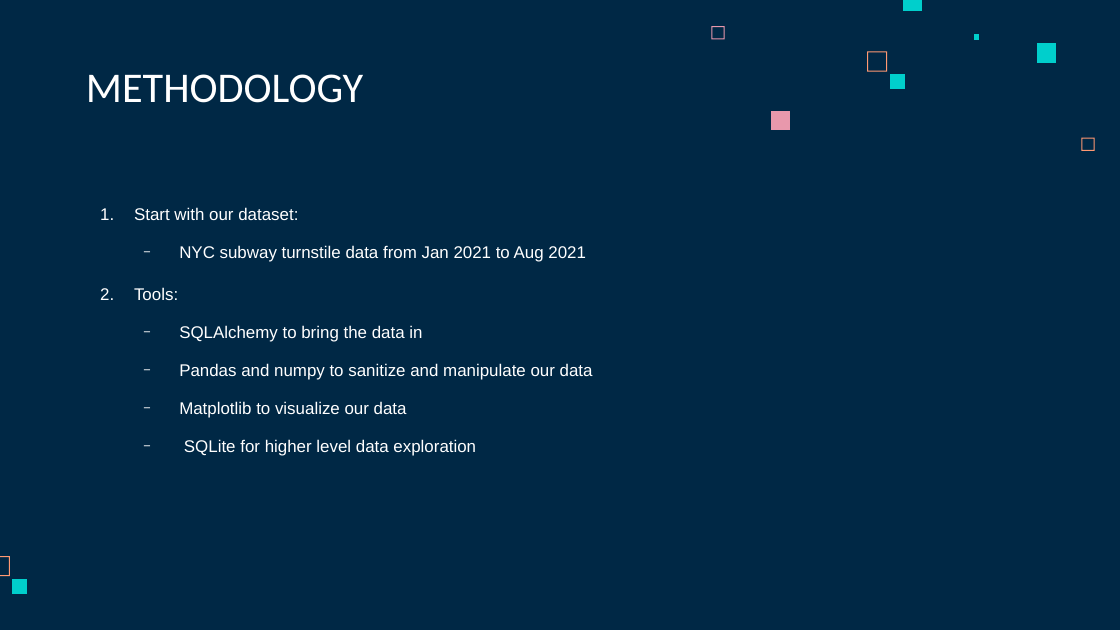
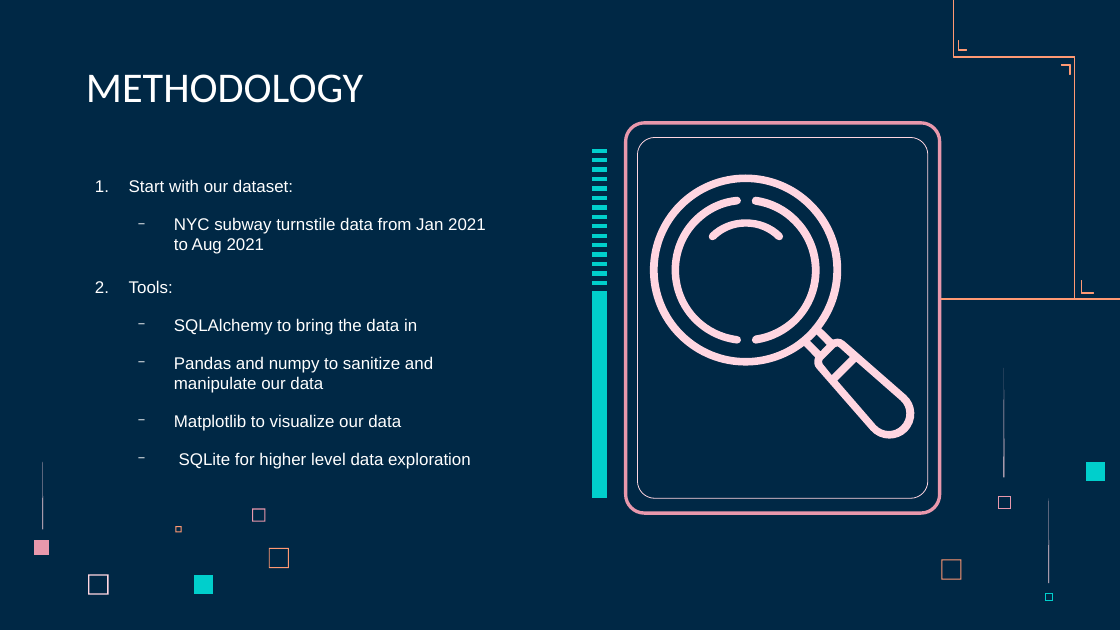
Before and after one commit to maneaterrbug/WTWY_metro_project_MR, a slide deck: slide 3 of deliverables/WTWY_Presentation.odp. Drawn at 1120x630 pixels with LibreOffice and Linux fonts; fonts in the diff are those of the drawing. Boxes give left, top, right and bottom in pixels: in the first picture for what was removed or moved away, otherwise in the second. Text is boxed around its words. In the diff, an @@ line names an element or a change of style, - is before the commit and + after.

```diff
--- a/deliverables/WTWY_Presentation.odp
+++ b/deliverables/WTWY_Presentation.odp
@@ group added at (942,0,1120,300): 5 freeform shapes @@
@@ freeform shape removed at (975,35,980,40) @@
@@ freeform shape removed at (890,74,906,89) @@
@@ freeform shape removed at (771,111,791,130) @@
@@ freeform shape removed at (1081,137,1095,150) @@
@@ text "Start with our dataset:" rewrapped from (134,207,593,456) to (129,179,486,469) @@
@@ group added at (641,175,918,439): 4 freeform shapes @@
@@ group added at (593,121,941,514): 18 freeform shapes @@
@@ freeform shape added at (1004,368,1005,478), fill #FFD6E1 @@
@@ freeform shape added at (43,461,44,530), fill #FFD6E1 @@
@@ freeform shape: place and size @@
-freeform shape at (904,0,923,11)
+freeform shape at (1086,461,1106,481)
@@ freeform shape: place and size @@
-freeform shape at (711,26,725,40)
+freeform shape at (252,509,265,522)
@@ freeform shape added at (998,497,1010,509), outline #E898AC 0.23 pt @@
@@ freeform shape added at (1049,499,1050,583), fill #FFD6E1 @@
@@ freeform shape added at (176,526,182,533), fill #FF9973 @@
@@ freeform shape: place and size @@
-freeform shape at (12,579,27,595)
+freeform shape at (35,540,50,555)
@@ freeform shape at (35,540,50,555): fill #00CFCC to #E898AC @@
@@ freeform shape added at (269,548,290,568), fill #FF9973 @@
@@ freeform shape: place and size @@
-freeform shape at (867,52,887,72)
+freeform shape at (942,560,962,580)
@@ freeform shape: place and size @@
-freeform shape at (0,556,10,576)
+freeform shape at (88,574,109,595)
@@ freeform shape at (88,574,109,595): fill #FF9973 to #FFD6E1 @@
@@ freeform shape: place and size @@
-freeform shape at (1037,44,1056,63)
+freeform shape at (194,575,213,595)
@@ freeform shape added at (1046,594,1053,601), outline #00CFCC 0.23 pt @@
```
Also in this commit, not shown: 1 other slide changed, 6 slides added, 5 slides removed, 2 other files.
